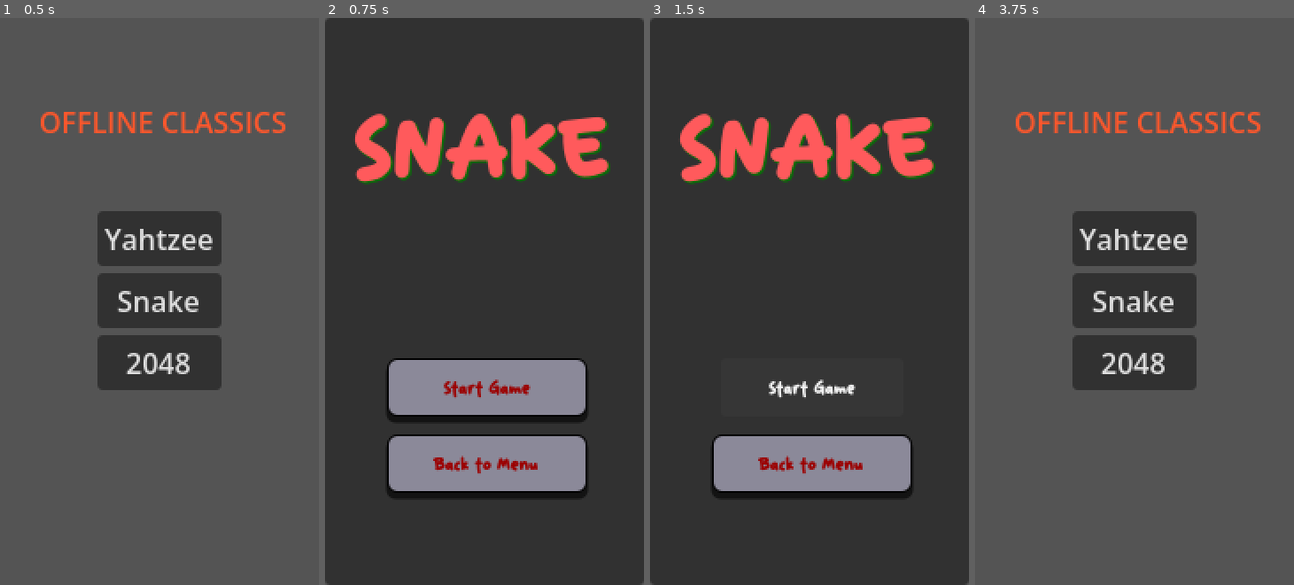
Above: before the commit, frames 1-4 (left to right).
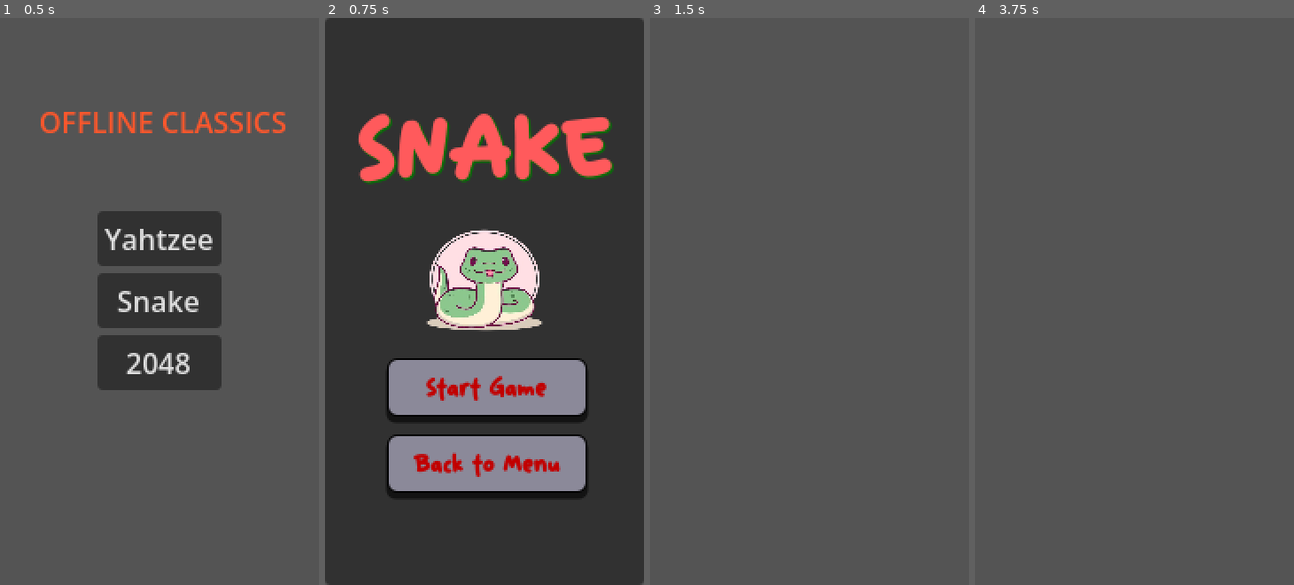
Above: after the commit, the same moments.

Repository: lma812/OfflineClassics
Game: Godot game, scene res://main_menu.tscn
The game is run twice, just before and just after one commit, with the same random seed, the same clock (stepped at 60 frames per second) and the same inputs.
Inputs (mouse positions are in pixels of both pictures, inside the frame that each line leads up to):
- Up to frame 1 (0.5 s): no input
- Up to frame 2 (0.75 s): click "Snake" at 0.5 s
- Up to frame 3 (1.5 s): click "Start Game" at 1.25 s
- Up to frame 4 (3.75 s): click (1137, 386) at 2 s, where only the run before the commit has a clickable "Start Game"; click (1137, 386) at 2.75 s, where only the run before the commit has a clickable "Start Game"; click (1137, 465) at 3.5 s, where only the run before the commit has a clickable "Back to Menu"

Frame 1 is identical in both runs. In frame 2, 9.8% of the frame differs, in the area x 9-91%, y 16-81%; in frame 3, 100%, in the area x 0-100%, y 0-100%; in frame 4, 12%.

Commit message:
game scenes

Diff:
--- a/snake/snake.gd
+++ b/snake/snake.gd
@@ -7,9 +7,12 @@
 	#print(COLORS.primary)
 	#$BacktoMenu.modulate = COLORS.primary
 	$Menu/BacktoMenu.pressed.connect(_on_back_button_pressed)
-
+	$Menu/StartGame.pressed.connect(_on_start_game_button_pressed)
 func _on_back_button_pressed():
 	get_tree().change_scene_to_file("res://main_menu.tscn")
+
+func _on_start_game_button_pressed():
+	get_tree().change_scene_to_file("res://snake/snake_game.tscn")
 
 # Called every frame. 'delta' is the elapsed time since the previous frame.
 func _process(delta: float) -> void:
--- a/snake/snake.tscn
+++ b/snake/snake.tscn
@@ -1,8 +1,8 @@
 [gd_scene format=3 uid="uid://c5rw2x6b5k5ye"]
 
 [ext_resource type="Script" uid="uid://hxuueha5w4y1" path="res://snake/snake.gd" id="1_j2kkt"]
+[ext_resource type="Texture2D" uid="uid://b5nunfrwdlc0m" path="res://snake/assets/snakeTitleImage-removebg-preview.png" id="3_iujm3"]
 [ext_resource type="FontFile" uid="uid://bfs2bttrgbn5c" path="res://snake/assets/fonts/nirakolu/Nirakolu.ttf" id="3_rwqi7"]
-[ext_resource type="Script" uid="uid://m2cbvuno8mm7" path="res://snake/start_game.gd" id="3_vtpab"]
 
 [sub_resource type="GDScript" id="GDScript_iujm3"]
 script/source = "extends Container
@@ -34,6 +34,55 @@
 shadow_size = 1
 shadow_offset = Vector2(0, 3)
 
+[sub_resource type="StyleBoxFlat" id="StyleBoxFlat_vtpab"]
+bg_color = Color(0.41184112, 0.4043988, 0.46252674, 1)
+border_width_left = 1
+border_width_top = 1
+border_width_right = 1
+border_width_bottom = 1
+border_color = Color(0, 0, 0, 1)
+corner_radius_top_left = 5
+corner_radius_top_right = 5
+corner_radius_bottom_right = 5
+corner_radius_bottom_left = 5
+expand_margin_left = 5.0
+expand_margin_right = 5.0
+shadow_size = 1
+shadow_offset = Vector2(0, 3)
+
+[sub_resource type="StyleBoxFlat" id="StyleBoxFlat_rwqi7"]
+bg_color = Color(0.51284903, 0.5049625, 0.567617, 1)
+border_width_left = 1
+border_width_top = 1
+border_width_right = 1
+border_width_bottom = 1
+border_color = Color(0, 0, 0, 1)
+corner_radius_top_left = 5
+corner_radius_top_right = 5
+corner_radius_bottom_right = 5
+corner_radius_bottom_left = 5
+expand_margin_left = 5.0
+expand_margin_right = 5.0
+shadow_size = 1
+shadow_offset = Vector2(0, 3)
+
+[sub_resource type="GDScript" id="GDScript_vtpab"]
+script/source = "extends Button
+
+
+# Called when the node enters the scene tree for the first time.
+func _ready() -> void:
+	pass # Replace with function body.
+
+
+# Called every frame. 'delta' is the elapsed time since the previous frame.
+func _process(delta: float) -> void:
+	pass
+"
+
+[sub_resource type="StyleBoxTexture" id="StyleBoxTexture_rwqi7"]
+texture = ExtResource("3_iujm3")
+
 [node name="Snake" type="Control" unique_id=1993310050]
 layout_mode = 3
 anchors_preset = 15
@@ -78,9 +127,9 @@
 anchor_top = 0.22500001
 anchor_right = 0.503
 anchor_bottom = 0.22500001
-offset_left = -74.54
+offset_left = -72.528
 offset_top = -24.0
-offset_right = 69.46
+offset_right = 71.472
 offset_bottom = 28.0
 grow_horizontal = 2
 theme_override_colors/font_color = Color(1, 0.3529412, 0.36078432, 1)
@@ -112,21 +161,42 @@
 custom_minimum_size = Vector2(50, 30)
 layout_mode = 2
 size_flags_vertical = 3
-theme_override_colors/font_color = Color(0.60784316, 0, 0, 1)
+theme_override_colors/font_color = Color(0.75686276, 0, 0, 1)
+theme_override_colors/font_outline_color = Color(0, 0, 0, 1)
 theme_override_fonts/font = ExtResource("3_rwqi7")
-theme_override_font_sizes/font_size = 10
+theme_override_font_sizes/font_size = 14
 theme_override_styles/normal = SubResource("StyleBoxFlat_iujm3")
+theme_override_styles/pressed = SubResource("StyleBoxFlat_vtpab")
+theme_override_styles/hover = SubResource("StyleBoxFlat_rwqi7")
 text = "Start Game"
-script = ExtResource("3_vtpab")
+script = SubResource("GDScript_vtpab")
 metadata/_edit_lock_ = true
 
 [node name="BacktoMenu" type="Button" parent="Menu" unique_id=870389785]
 layout_mode = 2
 size_flags_vertical = 3
-theme_override_colors/font_color = Color(0.60784316, 0, 0, 1)
+theme_override_colors/font_color = Color(0.75686276, 0, 0, 1)
+theme_override_colors/font_outline_color = Color(0, 0, 0, 1)
 theme_override_fonts/font = ExtResource("3_rwqi7")
-theme_override_font_sizes/font_size = 10
+theme_override_font_sizes/font_size = 14
 theme_override_styles/normal = SubResource("StyleBoxFlat_iujm3")
+theme_override_styles/pressed = SubResource("StyleBoxFlat_vtpab")
+theme_override_styles/hover = SubResource("StyleBoxFlat_rwqi7")
 text = "Back to Menu"
-script = ExtResource("3_vtpab")
-metadata/_edit_lock_ = true
+script = SubResource("GDScript_vtpab")
+metadata/_edit_lock_ = true
+
+[node name="Panel" type="Panel" parent="." unique_id=904440793]
+layout_mode = 1
+anchors_preset = -1
+anchor_left = 0.5
+anchor_top = 0.462
+anchor_right = 0.5
+anchor_bottom = 0.462
+offset_left = -40.0
+offset_top = -35.839996
+offset_right = 40.0
+offset_bottom = 36.160004
+grow_horizontal = 2
+grow_vertical = 2
+theme_override_styles/panel = SubResource("StyleBoxTexture_rwqi7")
--- /dev/null
+++ b/snake/snake_game.tscn
@@ -0,0 +1,3 @@
+[gd_scene format=3 uid="uid://b1t8k7wsaeohy"]
+
+[node name="SnakeGame_tscn" type="Node2D" unique_id=1542866269]
--- /dev/null
+++ b/snake/snake_player.tscn
@@ -0,0 +1,3 @@
+[gd_scene format=3 uid="uid://cn5u6pern7j6f"]
+
+[node name="SnakePlayerTscn" type="Node2D" unique_id=1771620619]
--- a/snake/start_game.gd
+++ /dev/null
@@ -1,11 +0,0 @@
-extends Button
-
-
-# Called when the node enters the scene tree for the first time.
-func _ready() -> void:
-	pass # Replace with function body.
-
-
-# Called every frame. 'delta' is the elapsed time since the previous frame.
-func _process(delta: float) -> void:
-	pass
Binary file added: snake/assets/snakeTitleImage-removebg-preview.png
Not shown, added: snake/assets/snakeTitleImage-removebg-preview.png.import
Binary file added: snake/assets/snakeTitleImage.jpg
Not shown, added: snake/assets/snakeTitleImage.jpg.import
Not shown, removed: snake/start_game.gd.uid
